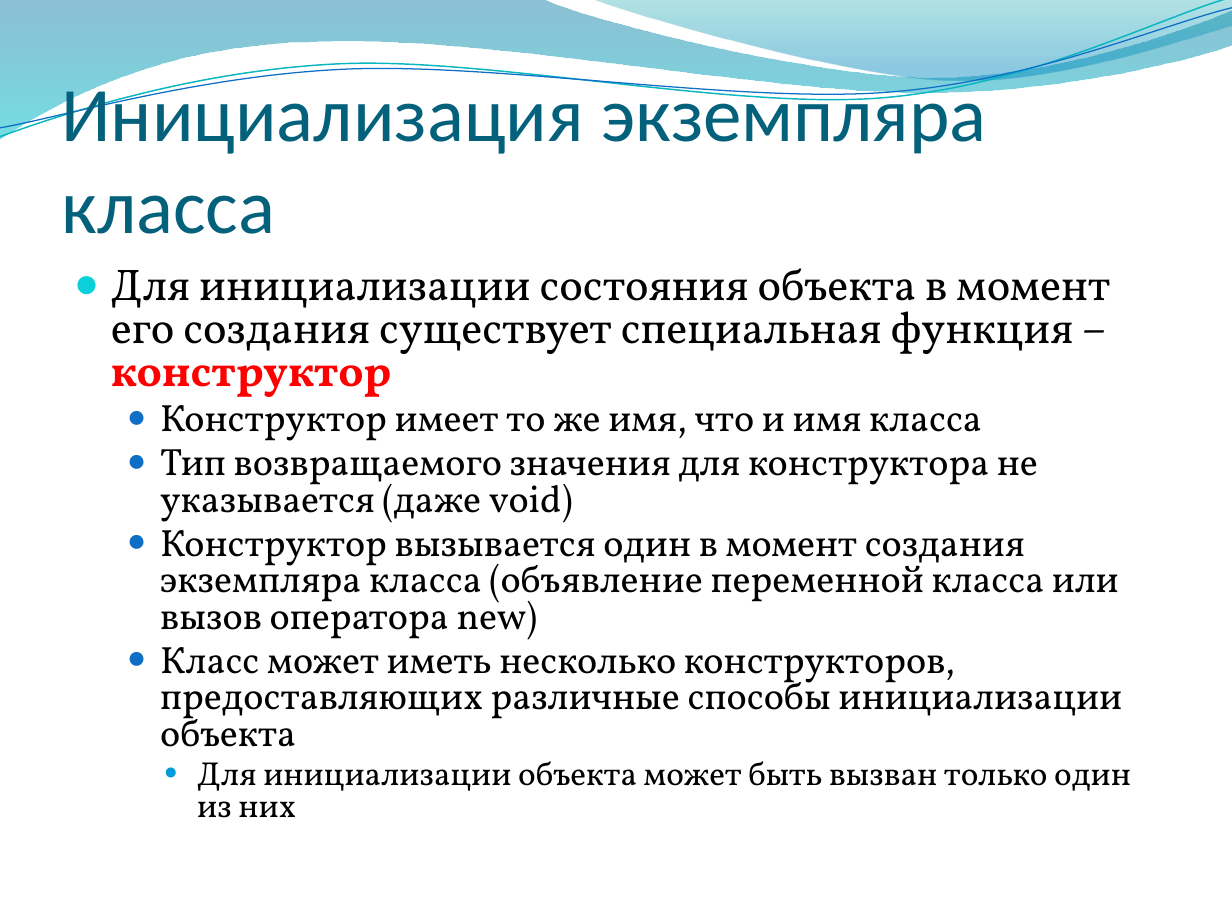
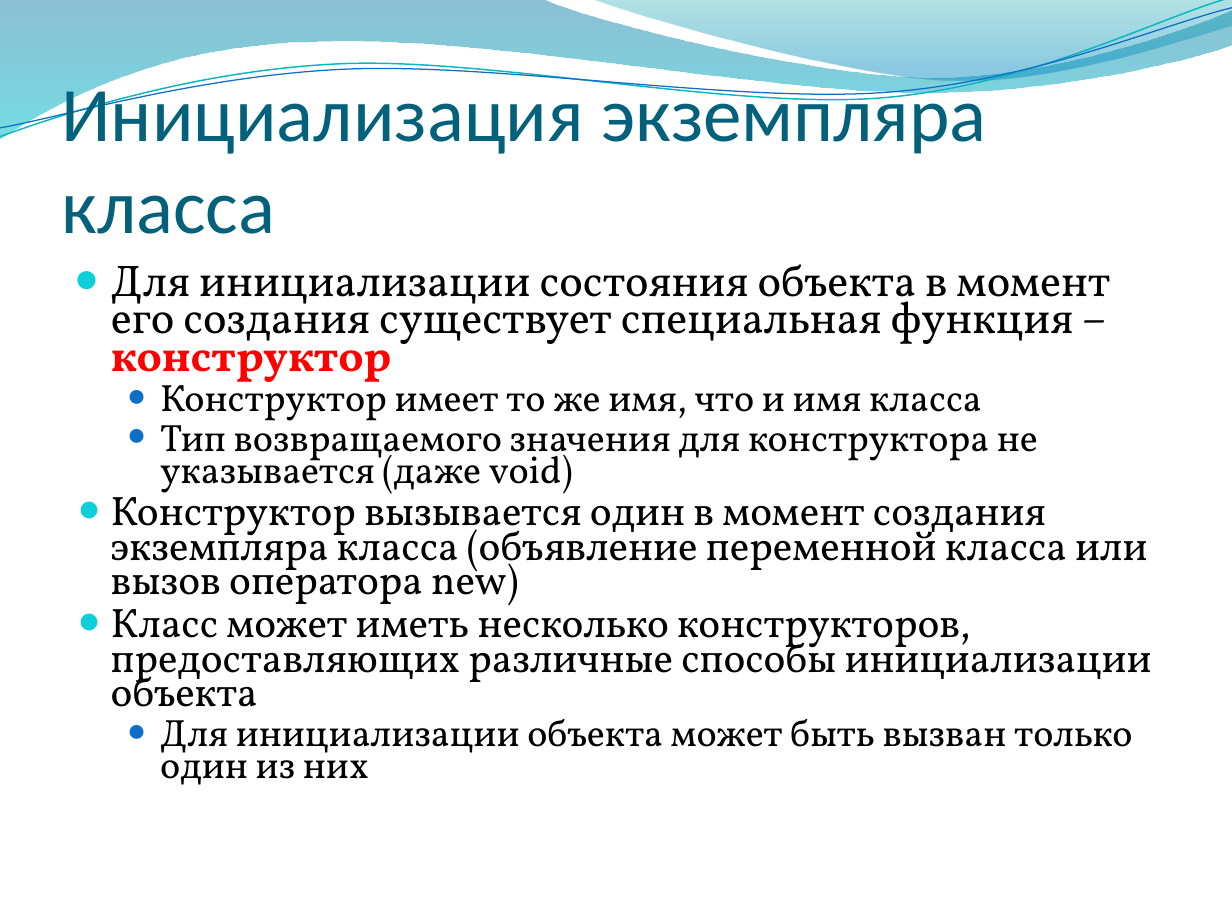
Before and after one commit to alexey-malov/oop, a slide deck: slide 41 of lectures/02/Основы ООП.pptx (slide 40 before the commit). Drawn at 1232x924 pixels with LibreOffice and Linux fonts; fonts in the diff are those of the drawing; background and template pictures are left out. Boxes give left, top, right and bottom in pixels: in the first picture for what was removed or moved away, otherwise in the second. Text is boxed around its words. In the diff, an @@ line names an element or a change of style, - is before the commit and + after.

```diff
--- a/lectures/02/Основы ООП.pptx
+++ b/lectures/02/Основы ООП.pptx
@@ text "Для инициализации состояния объекта в ..." at [111,264,1152,785]: size 22.2 to 24.1 pt in "Конструктор вызывается один в момент создания экземпляра ...", "Класс может иметь несколько конструкторов, предоставляющих р ..."; size 19.4 to 22.2 pt in "Для инициализации объекта может быть вызван только ..."; line spacing 0.8 to 0.7; list level 2 to 1 in "Конструктор вызывается один в момент ..."; bullet colour #0F6FC6 to #0BD0D9; list level 2 to 1 in "Класс может иметь несколько конструкторов, ..."; list level 3 to 2 in "Для инициализации объекта может быть ..."; bullet colour #009DD9 to #0F6FC6 @@
```
Also in this commit, not shown: 9 other slides changed, 3 slides added, 2 slides removed.
